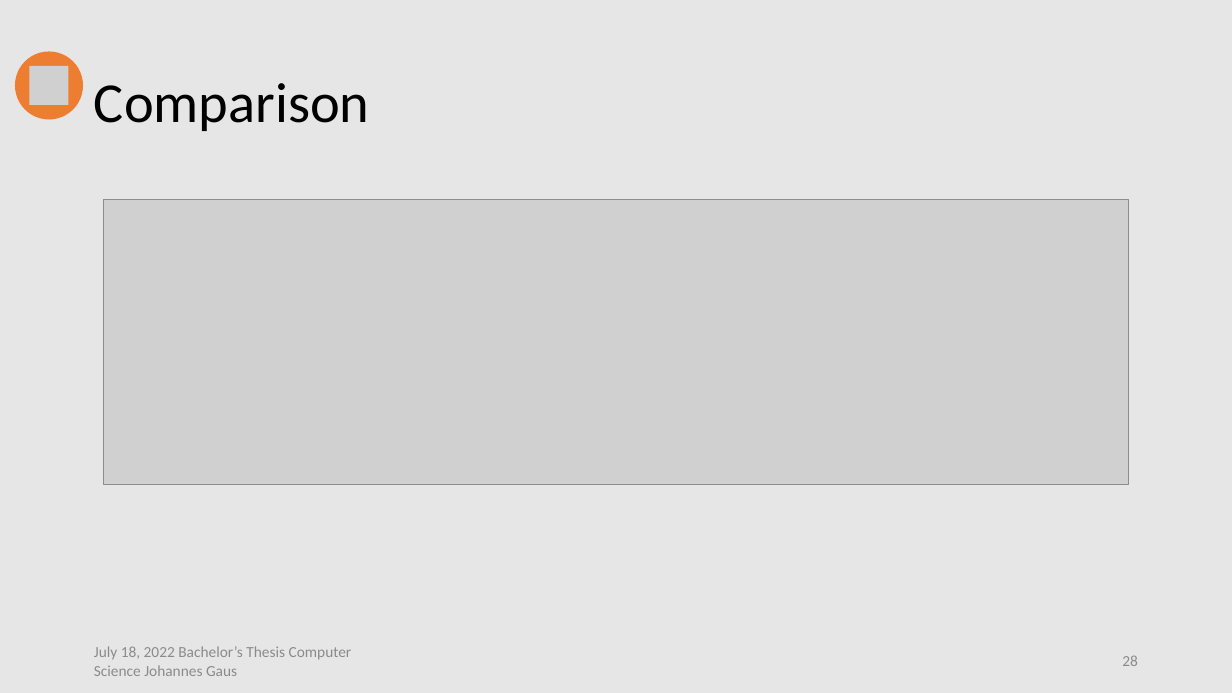
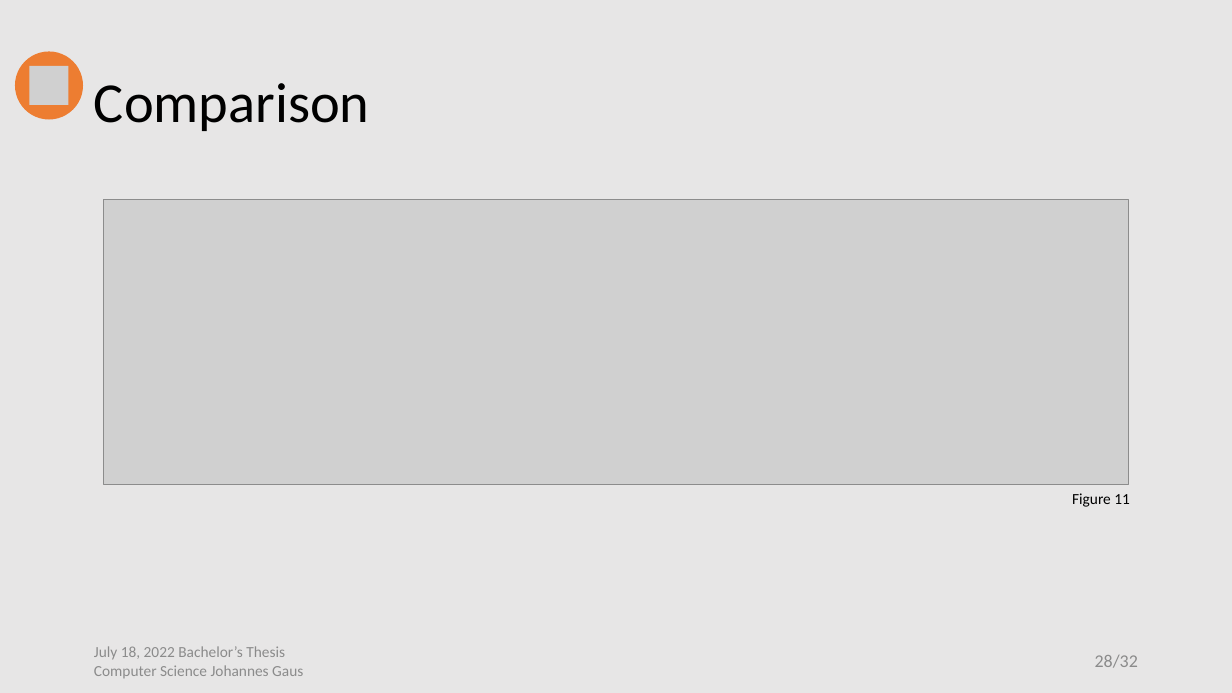
Before and after one commit to jo997/BA-WindPowerForecasting, a slide deck: slide 28 of thesis work/Thesis Defense/Thesis Defense.pptx. Drawn at 1232x693 pixels with LibreOffice and Linux fonts; fonts in the diff are those of the drawing; grey boxes stand for pictures. Boxes give left, top, right and bottom in pixels: in the first picture for what was removed or moved away, otherwise in the second. Text is boxed around its words. In the diff, an @@ line names an element or a change of style, - is before the commit and + after.

```diff
--- a/thesis work/Thesis Defense/Thesis Defense.pptx
+++ b/thesis work/Thesis Defense/Thesis Defense.pptx
@@ text added at [1072, 493, 1130, 507], 12 pt, text #000000 @@
+Figure 11
@@ text at [94, 646, 303, 678]: text changed @@
-July 18, 2022 Bachelor’s Thesis Computer Science Johannes Gaus
+July 18, 2022 Bachelor’s Thesis
+Computer Science Johannes Gaus
@@ page number at [1095, 655, 1138, 668]: text changed; size 12 to 14 pt @@
-28
+28/32
```
Also in this commit, not shown: 30 other slides changed, 23 other files.
